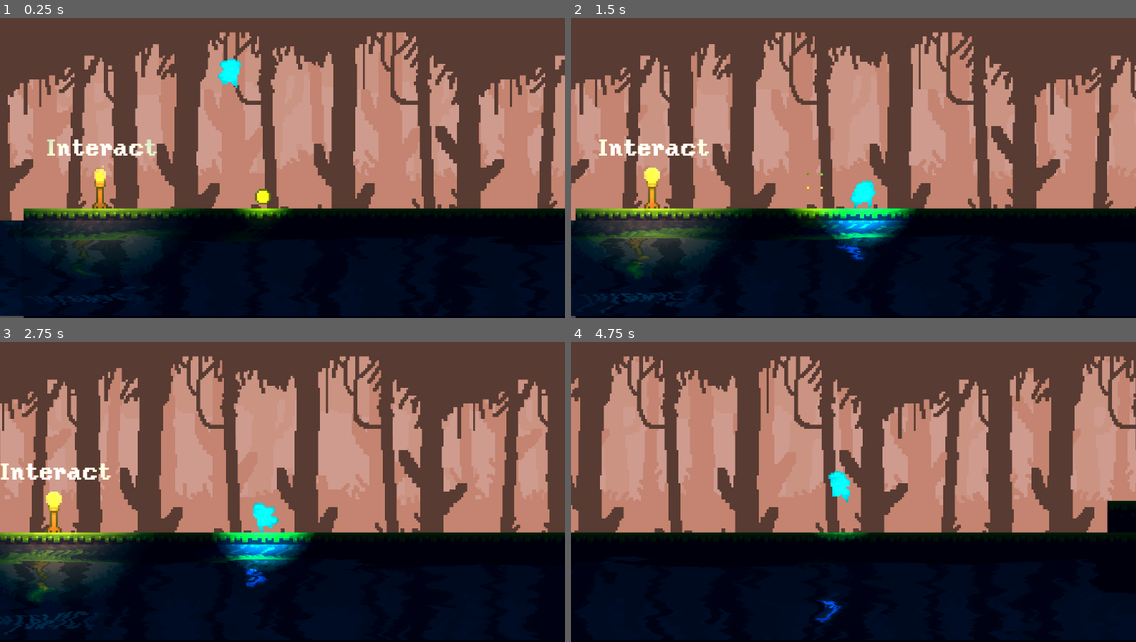
Above: before the commit, frames 1-4 (two rows, left to right).
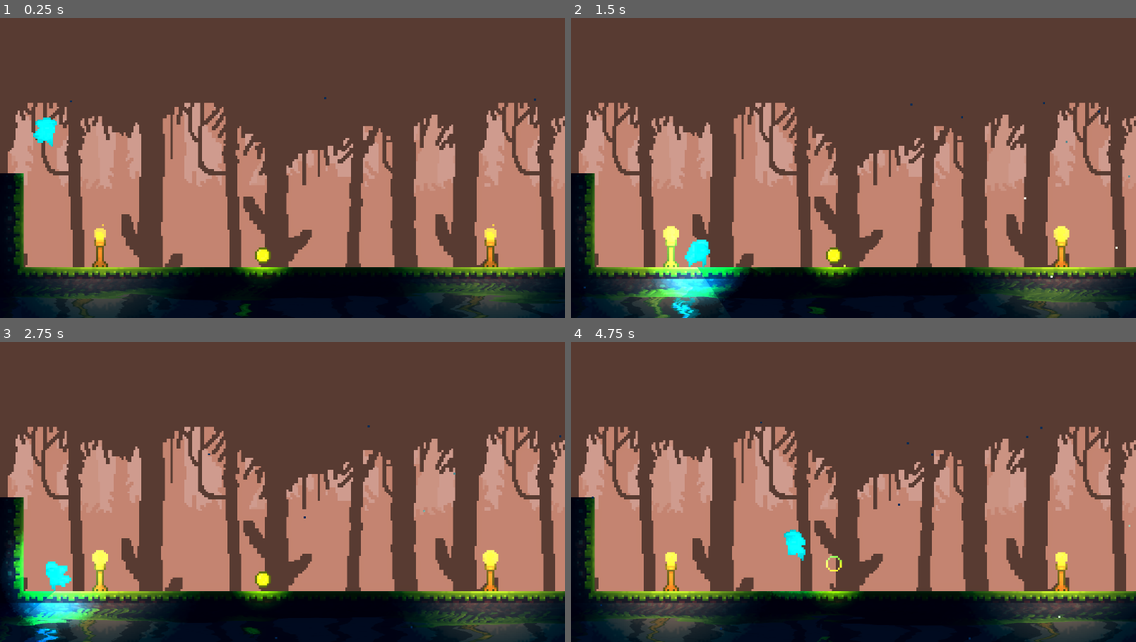
Above: after the commit, the same moments.

Repository: nielbee/godot2.5d
Game: Godot game, scene res://scenes/debug.tscn
Same seed, same stepped clock (60 frames per second), same inputs: the game is played once before the commit and once after it. Sound files missing from this copy of the repository are replaced by a short silence.
Inputs:
- Up to frame 1 (0.25 s): no input
- Up to frame 2 (1.5 s): hold Right (ui_right) from 0.53 s (still down); tap Z (roll) at 0.6 s; tap Space (jump) at 0.77 s; tap X (attack) at 1.35 s
- Up to frame 3 (2.75 s): tap Space (jump) at 1.52 s; tap Z (roll) at 1.55, 2.1 s; release Right (ui_right) at 2.03 s; hold Left (ui_left) from 2.03 s (still down)
- Up to frame 4 (4.75 s): release Left (ui_left) at 2.78 s; hold Right (ui_right) 2.78-4.28 s; tap Z (roll) at 2.85, 3.8, 4.35 s; tap Space (jump) at 3.02, 3.77, 4.52 s; tap X (attack) at 3.6 s; hold Left (ui_left) from 4.28 s (still down)

The runs differ from the first frame. In frame 1, 54% of the frame differs, in the area x 0-100%, y 4-100%; in frame 2, 56%; in frame 3, 58%; in frame 4, 60%.

Commit message:
added dialogbox
-

Diff:
--- a/project.godot
+++ b/project.godot
@@ -61,6 +61,5 @@
 [rendering]
 
 textures/canvas_textures/default_texture_filter=0
-renderer/rendering_method="mobile"
 renderer/rendering_method.web="forward_plus"
 viewport/hdr_2d=true
--- a/resources/fonts.tres
+++ b/resources/fonts.tres
@@ -3,8 +3,8 @@
 [ext_resource type="FontFile" uid="uid://bi1ntimm7fm1j" path="res://assets/fonts/yoster.ttf" id="1_v0gml"]
 
 [resource]
+line_spacing = 6.0
 font = ExtResource("1_v0gml")
-font_size = 12
-outline_color = Color(0.28485, 0.28485, 0.28485, 1)
-shadow_size = 26
-shadow_color = Color(0.255659, 0.255659, 0.255659, 0)
+font_size = 6
+outline_color = Color(0, 0, 0, 1)
+shadow_color = Color(0.0235294, 0.0235294, 0.0235294, 0.619608)
--- a/scenes/Player.tscn
+++ b/scenes/Player.tscn
@@ -17,6 +17,7 @@
 [ext_resource type="Texture2D" uid="uid://bempppfxcj7jn" path="res://assets/sprites/etc/ligthTexture.png" id="15_0rnld"]
 [ext_resource type="Script" uid="uid://b6ys5p7jueq0y" path="res://scripts/Player/roll.gd" id="16_srp4u"]
 [ext_resource type="Script" uid="uid://ddag4u70k6arb" path="res://scripts/Player/attack.gd" id="17_jfpux"]
+[ext_resource type="Script" uid="uid://b8ut4w7ourr57" path="res://scripts/Player/back_dash.gd" id="18_61ith"]
 
 [sub_resource type="Curve" id="Curve_0rnld"]
 _data = [Vector2(0, 1), 0.0, 0.0, 0, 0, Vector2(1, 0), 0.0, 0.0, 0, 0]
@@ -383,3 +384,7 @@
 [node name="Attack" type="Node" parent="StateMachine"]
 script = ExtResource("17_jfpux")
 metadata/_custom_type_script = "uid://di26k6b8oxkkq"
+
+[node name="BackDash" type="Node" parent="StateMachine"]
+script = ExtResource("18_61ith")
+metadata/_custom_type_script = "uid://di26k6b8oxkkq"
--- a/scenes/UI/textPanel.tscn
+++ b/scenes/UI/textPanel.tscn
@@ -1,24 +1,22 @@
-[gd_scene load_steps=3 format=3 uid="uid://b8x333a7klcih"]
+[gd_scene load_steps=4 format=3 uid="uid://b8x333a7klcih"]
 
+[ext_resource type="Script" uid="uid://db1s676m7r456" path="res://scripts/etc/textbox.gd" id="1_0267t"]
 [ext_resource type="Texture2D" uid="uid://di3mf42x1r8pw" path="res://assets/sprites/UI/Thick outline/tile_0014.png" id="1_atju4"]
 [ext_resource type="LabelSettings" uid="uid://c4rclxveufk8v" path="res://resources/fonts.tres" id="2_var8l"]
 
-[node name="Control" type="Control"]
-layout_mode = 3
-anchors_preset = 15
-anchor_right = 1.0
-anchor_bottom = 1.0
-grow_horizontal = 2
-grow_vertical = 2
+[node name="TextBox" type="CanvasLayer"]
+visible = false
+script = ExtResource("1_0267t")
 
 [node name="Control" type="Control" parent="."]
-layout_mode = 1
+layout_mode = 3
 anchors_preset = 5
 anchor_left = 0.5
 anchor_right = 0.5
-offset_left = -248.0
-offset_right = 237.0
-offset_bottom = 200.0
+offset_left = -105.0
+offset_top = 11.0
+offset_right = 107.0
+offset_bottom = 47.0
 grow_horizontal = 2
 
 [node name="NinePatchRect" type="NinePatchRect" parent="Control"]
@@ -26,8 +24,6 @@
 anchors_preset = 15
 anchor_right = 1.0
 anchor_bottom = 1.0
-offset_top = 64.0
-offset_bottom = 64.0
 grow_horizontal = 2
 grow_vertical = 2
 texture = ExtResource("1_atju4")
@@ -48,7 +44,7 @@
 offset_bottom = -25.0
 grow_horizontal = 2
 grow_vertical = 2
-text = "Sed ut perspiciatis unde omnis iste natus error sit voluptatem accusantium doloremque laudantium, totam rem aperiam, eaque ipsa quae ab illo inventore veritatis et quasi architecto beatae vitae dicta sunt explicabo."
+text = "Sed ut perspiciatis unde omnis "
 label_settings = ExtResource("2_var8l")
 horizontal_alignment = 1
 vertical_alignment = 1
--- a/scenes/debug.tscn
+++ b/scenes/debug.tscn
@@ -7,7 +7,6 @@
 [ext_resource type="TileSet" uid="uid://bt21o7jnaydnm" path="res://resources/tilemap.tres" id="3_3vd64"]
 [ext_resource type="PackedScene" uid="uid://deqguf0burvvx" path="res://scenes/torch.tscn" id="4_hqhvd"]
 [ext_resource type="Shader" uid="uid://bpgwkw123ckqd" path="res://gdshader/water.gdshader" id="7_t48sv"]
-[ext_resource type="PackedScene" uid="uid://b8x333a7klcih" path="res://scenes/UI/textPanel.tscn" id="8_svo7y"]
 
 [sub_resource type="Environment" id="Environment_j2wbo"]
 background_mode = 3
@@ -71,6 +70,23 @@
 shader_parameter/backGroundDirX = 0.01
 shader_parameter/backGroundDirY = 0.01
 
+[sub_resource type="Curve" id="Curve_svo7y"]
+_limits = [-200.0, 200.0, 0.0, 1.0]
+_data = [Vector2(0, 105.618), 0.0, 0.0, 0, 0, Vector2(1, -92.1348), 0.0, 0.0, 0, 0]
+point_count = 2
+
+[sub_resource type="CurveTexture" id="CurveTexture_5ph7u"]
+curve = SubResource("Curve_svo7y")
+
+[sub_resource type="ParticleProcessMaterial" id="ParticleProcessMaterial_svo7y"]
+particle_flag_disable_z = true
+emission_shape_scale = Vector3(2000, 1, 1)
+emission_shape = 1
+emission_sphere_radius = 1.0
+inherit_velocity_ratio = 1.0
+gravity = Vector3(-30, 98, 0)
+linear_accel_curve = SubResource("CurveTexture_5ph7u")
+
 [node name="Node2D" type="Node2D"]
 
 [node name="ParallaxBackground" type="ParallaxBackground" parent="."]
@@ -93,12 +109,31 @@
 
 [node name="TextureRect" type="TextureRect" parent="ParallaxBackground/ParallaxLayer2"]
 modulate = Color(0.435192, 0.435192, 0.435192, 1)
-offset_left = -723.0
-offset_top = -274.0
-offset_right = 1543.0
-offset_bottom = 196.0
+offset_left = -821.0
+offset_top = -102.0
+offset_right = 1445.0
+offset_bottom = 368.0
 texture = ExtResource("2_j2wbo")
 stretch_mode = 1
+
+[node name="Player" parent="." instance=ExtResource("2_4pmxj")]
+position = Vector2(124, 96)
+
+[node name="Camera2D" type="Camera2D" parent="Player"]
+position = Vector2(0, 2)
+offset = Vector2(0, -60)
+limit_left = 100
+limit_top = 100
+position_smoothing_enabled = true
+
+[node name="Props" type="Node" parent="."]
+
+[node name="boardWelcome" parent="Props" instance=ExtResource("4_hqhvd")]
+position = Vector2(151, 164)
+text = "Hi, Welcome to my portofolio.\\\\n im creating this using godot.  \\\\n feel free to look around"
+
+[node name="boardName" parent="Props" instance=ExtResource("4_hqhvd")]
+position = Vector2(350, 164)
 
 [node name="pickups" type="Node" parent="."]
 
@@ -108,31 +143,18 @@
 [node name="TileMap" type="TileMap" parent="."]
 tile_set = ExtResource("3_3vd64")
 format = 2
-layer_0/tile_data = PackedInt32Array(786439, 65536, 1, 78644 …(4047 unchanged characters)…  1, 1048613, 65536, 1, 1114149, 65536, 1)
+layer_0/tile_data = PackedInt32Array(786439, 65536, 1, 78644 …(4047 unchanged characters)…  1, 1048613, 65536, 1, 1114149, 65536, 1, 720902, 196608, 2, 655366, 196608, 1, 589830, 196608, 1, 524294, 196608, 1)
 
-[node name="DirectionalLight2D" type="DirectionalLight2D" parent="."]
+[node name="WorldEnvironment" type="WorldEnvironment" parent="."]
+environment = SubResource("Environment_j2wbo")
+
+[node name="DirectionalLight2D" type="DirectionalLight2D" parent="WorldEnvironment"]
 position = Vector2(367, 112)
 color = Color(0.986541, 0.699454, 0.555403, 1)
 energy = 1.21
 blend_mode = 1
 
-[node name="Torch3" parent="." instance=ExtResource("4_hqhvd")]
-position = Vector2(151, 164)
-
-[node name="Player" parent="." instance=ExtResource("2_4pmxj")]
-position = Vector2(218, 96)
-
-[node name="Camera2D" type="Camera2D" parent="Player"]
-position = Vector2(0, 2)
-offset = Vector2(0, -30)
-limit_left = 100
-limit_top = 100
-position_smoothing_enabled = true
-
-[node name="WorldEnvironment" type="WorldEnvironment" parent="."]
-environment = SubResource("Environment_j2wbo")
-
-[node name="water" type="ColorRect" parent="."]
+[node name="water" type="ColorRect" parent="WorldEnvironment"]
 material = SubResource("ShaderMaterial_svo7y")
 offset_left = -7.0
 offset_top = 182.0
@@ -140,9 +162,9 @@
 offset_bottom = 231.0
 color = Color(0.420899, 0.568506, 1, 1)
 
-[node name="Control" parent="." instance=ExtResource("8_svo7y")]
-visible = false
-offset_left = 239.0
-offset_top = -129.0
-offset_right = 239.0
-offset_bottom = -129.0
+[node name="GPUParticles2D" type="GPUParticles2D" parent="WorldEnvironment"]
+position = Vector2(320, 90)
+amount = 300
+sub_emitter = NodePath(".")
+lifetime = 11.53
+process_material = SubResource("ParticleProcessMaterial_svo7y")
--- a/scenes/torch.tscn
+++ b/scenes/torch.tscn
@@ -4,7 +4,7 @@
 [ext_resource type="Script" uid="uid://c3o88eqwok6co" path="res://scripts/etc/torch.gd" id="1_o2tjn"]
 [ext_resource type="Texture2D" uid="uid://bempppfxcj7jn" path="res://assets/sprites/etc/ligthTexture.png" id="2_my26j"]
 [ext_resource type="AudioStream" uid="uid://ul8d0pu62cwy" path="res://assets/audio/fire-sound-334130.wav" id="4_r3k50"]
-[ext_resource type="LabelSettings" uid="uid://c4rclxveufk8v" path="res://resources/fonts.tres" id="5_ndh0a"]
+[ext_resource type="PackedScene" uid="uid://b8x333a7klcih" path="res://scenes/UI/textPanel.tscn" id="5_ndh0a"]
 
 [sub_resource type="AtlasTexture" id="AtlasTexture_my26j"]
 atlas = ExtResource("1_d4v33")
@@ -192,25 +192,16 @@
 
 [node name="AudioStreamPlayer2D" type="AudioStreamPlayer2D" parent="."]
 stream = ExtResource("4_r3k50")
-volume_db = -10.295
 autoplay = true
 max_distance = 100.0
 
 [node name="interact" type="Area2D" parent="."]
-visible = false
 
 [node name="CollisionShape2D" type="CollisionShape2D" parent="interact"]
-visible = false
 position = Vector2(0, 2.5)
 shape = SubResource("RectangleShape2D_r3k50")
 
-[node name="Label" type="Label" parent="."]
-offset_left = -28.0
-offset_top = -25.0
-offset_right = 29.0
-offset_bottom = -13.0
-text = "Interact"
-label_settings = ExtResource("5_ndh0a")
+[node name="TextBox" parent="." instance=ExtResource("5_ndh0a")]
 
 [connection signal="screen_entered" from="VisibleOnScreenNotifier2D" to="." method="_on_visible_on_screen_notifier_2d_screen_entered"]
 [connection signal="screen_exited" from="VisibleOnScreenNotifier2D" to="." method="_on_visible_on_screen_notifier_2d_screen_exited"]
--- /dev/null
+++ b/scripts/Player/back_dash.gd
@@ -0,0 +1,30 @@
+extends State
+
+
+@onready var sprite:AnimatedSprite2D = $"../../AnimatedSprite2D"
+@onready var body:CharacterBody2D = $"../.."
+@onready var statemachine:StateMachine = $".."
+@onready var fall :=$"../Fall"
+
+@onready var timer:= Timer.new()
+
+const BACKDASH_SPEED = 80
+const DURATION = 0.2
+
+
+# Called when the node enters the scene tree for the first time.
+func enter() -> void:
+	timer = Timer.new()
+	timer.one_shot = true
+	add_child(timer) # Add timer to the scene tree
+	timer.timeout.connect(end)
+	timer.start(DURATION)
+	sprite.play("fall")
+	body.movement.x = (body.lastFacing*BACKDASH_SPEED)*-1
+
+# Called every frame. 'delta' is the elapsed time since the previous frame.
+func _process(delta: float) -> void:
+	pass
+
+func end():
+	statemachine.change_state("Idle")
--- a/scripts/Player/fall.gd
+++ b/scripts/Player/fall.gd
@@ -12,7 +12,7 @@
 	sprite.play("fall")
 
 
-func gravity(delta):
+func gravity(_delta):
 	acc+=6
 
 	body.movement.y = clamp(acc,0,FALL_ACC_SPEED)
--- a/scripts/Player/idle.gd
+++ b/scripts/Player/idle.gd
@@ -19,6 +19,9 @@
 func physics_update(delta)->void:
 	if !body.is_on_floor():
 		fall.gravity(delta)
+	else:
+		if Input.is_action_just_pressed("roll"):
+			statemachine.change_state("BackDash")
 
 
 	if(Input.get_axis("ui_left","ui_right") != 0):
--- a/scripts/Player/player.gd
+++ b/scripts/Player/player.gd
@@ -5,6 +5,8 @@
 
 var movement:Vector2 = Vector2.ZERO
 var flipsprite := false
+@onready var lastFacing:=1
+
 
 func set_horizontal_move(x_value):
 	movement.x= x_value
--- a/scripts/Player/run.gd
+++ b/scripts/Player/run.gd
@@ -34,8 +34,10 @@
 		y= Input.get_axis("ui_left","ui_right")*hspeed
 		if Input.get_axis("ui_left","ui_right") < 0:
 			body.flipsprite = true
+			body.lastFacing =-1
 		else :
 			body.flipsprite = false
+			body.lastFacing = 1
 	body.set_horizontal_move(clamp(y,-MAX_MOVE_SPEED,MAX_MOVE_SPEED))
 
 
--- /dev/null
+++ b/scripts/etc/textbox.gd
@@ -0,0 +1,5 @@
+extends CanvasLayer
+
+# Called when the node enters the scene tree for the first time.
+func _ready() -> void:
+	$Control/NinePatchRect/Label.text=$"..".text
--- a/scripts/etc/torch.gd
+++ b/scripts/etc/torch.gd
@@ -1,5 +1,5 @@
 extends Node2D
-
+@export var text:="your text here"
 
 func _on_visible_on_screen_notifier_2d_screen_entered() -> void:
 	$AnimationPlayer.play("default")
@@ -19,9 +19,9 @@
 
 func _on_interact_body_entered(body: Node2D) -> void:
 	if body is Player:
-		$Label.show()
+		$TextBox.show()
 
 
 func _on_interact_body_exited(body: Node2D) -> void:
 	if body is Player:
-		$Label.hide()
+		$TextBox.hide()
Not shown: 1 places in scenes/Player.tscn that only renumber resources
Not shown: 1 places in scenes/debug.tscn that only renumber resources
Not shown, added: scripts/Player/back_dash.gd.uid
Not shown, added: scripts/etc/textbox.gd.uid
